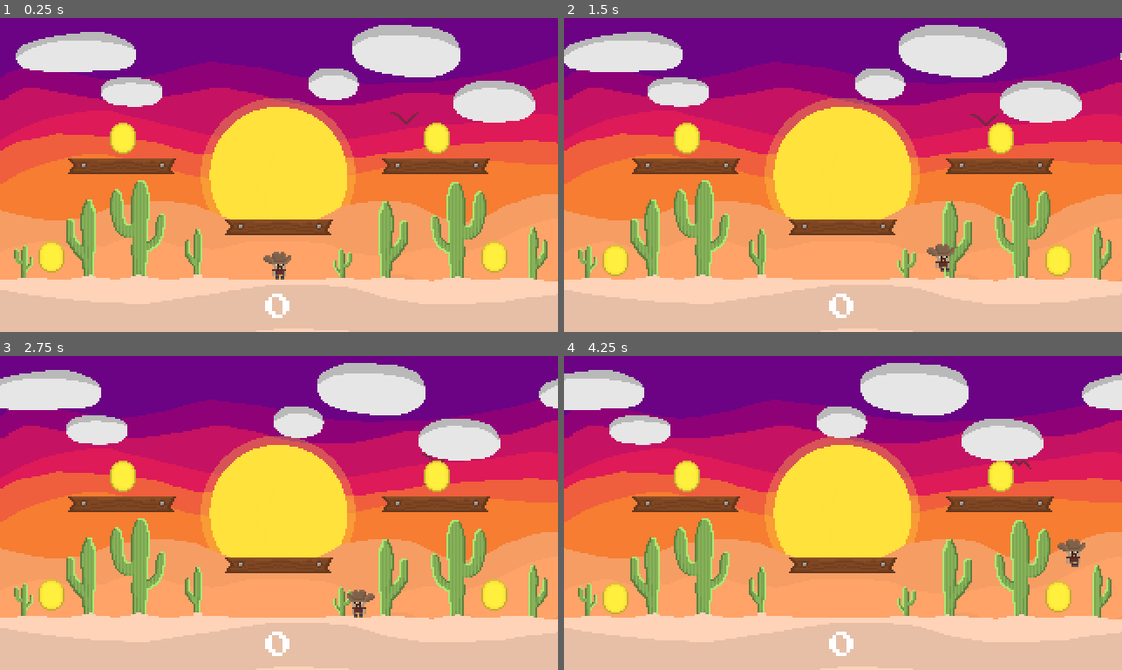
Above: before the commit, frames 1-4 (two rows, left to right).
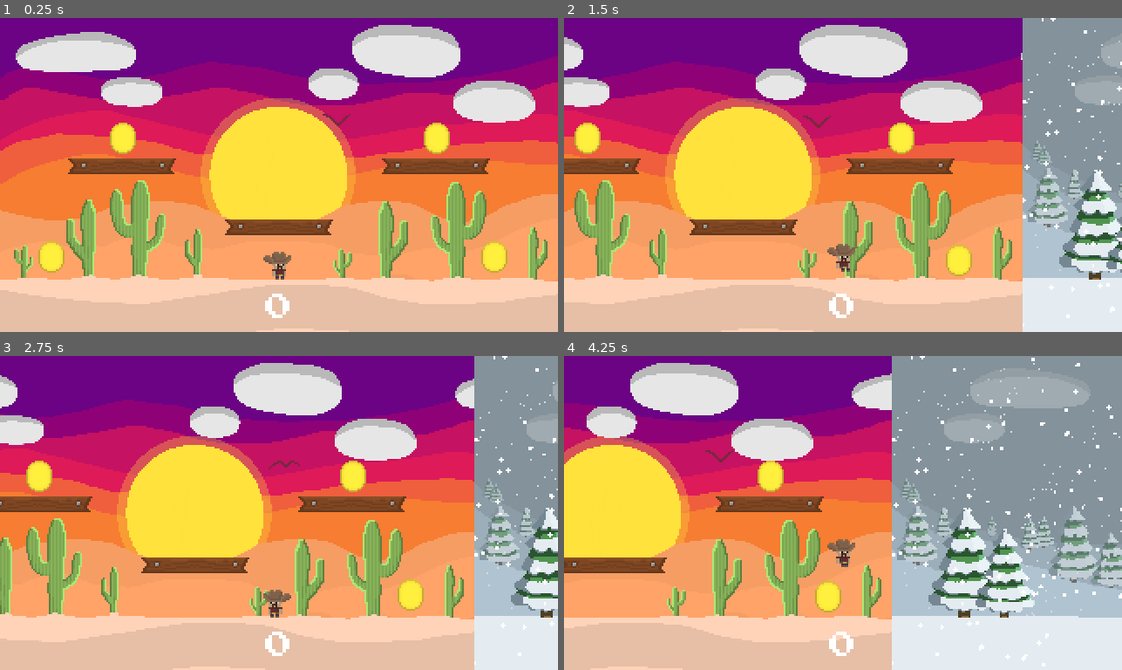
Above: after the commit, the same moments.

Repository: T-ayy-lor/Capstone
Game: Godot game, scene res://Main.tscn
The game is run twice, just before and just after one commit, with the same random seed, the same clock (stepped at 60 frames per second) and the same inputs.
Inputs:
- Up to frame 1 (0.25 s): no input
- Up to frame 2 (1.5 s): hold D (move_right) from 0.53 s (still down); tap Space (jump) at 0.77 s
- Up to frame 3 (2.75 s): tap Space (jump) at 1.52 s; release D (move_right) at 2.03 s; hold A (move_left) from 2.03 s (still down)
- Up to frame 4 (4.25 s): release A (move_left) at 2.78 s; hold D (move_right) from 2.78 s (still down); tap Space (jump) at 3.02, 3.77 s

The runs differ from the first frame. In frame 1, less than 0.1% of the frame differs, in the area x 57-75%, y 30-35%; in frame 2, 65%; in frame 3, 62%; in frame 4, 77%, in the area x 0-100%, y 0-100%.

Commit message:
Added snow and cave png only
I adjusted the camera to move with the player, I also made it to where it is within the border of the PNG Background IMG. HAVE not added Biomes effect yet, only images and testing those out.

Diff:
--- a/Main.tscn
+++ b/Main.tscn
@@ -342,6 +342,8 @@
 [ext_resource path="res://art/bird/Bird-315.png" type="Texture" id=340]
 [ext_resource path="res://art/bird/Bird-316.png" type="Texture" id=341]
 [ext_resource path="res://art/bird/Bird-317.png" type="Texture" id=342]
+[ext_resource path="res://art/background/SnowBackground.png" type="Texture" id=343]
+[ext_resource path="res://art/background/CaveBatBackground.png" type="Texture" id=344]
 
 [sub_resource type="RectangleShape2D" id=1]
 extents = Vector2( 160, 14 )
@@ -360,7 +362,7 @@
 
 [sub_resource type="SpriteFrames" id=6]
 animations = [ {
-"frames": [ ExtResource( 24 ), ExtResource( 26 ), ExtResource( 25 ), ExtResource( 37 ), ExtResource( 35 ) …(6478 unchanged characters)…
+"frames": [ ExtResource( 24 ), ExtResource( 25 ), ExtResource( 26 ), ExtResource( 37 ), ExtResource( 35 ) …(6478 unchanged characters)…
 "loop": true,
 "name": "default",
 "speed": 7.0
@@ -372,22 +374,56 @@
 [node name="Player" parent="." instance=ExtResource( 2 )]
 position = Vector2( -1, -39 )
 
-[node name="Camera2D" type="Camera2D" parent="."]
-position = Vector2( 0, -90 )
+[node name="Camera2D" type="Camera2D" parent="Player"]
+position = Vector2( 1, -52 )
 current = true
+process_mode = 0
+limit_left = -160
+limit_top = -180
+limit_right = 1120
 
 [node name="Background" type="Sprite" parent="."]
 position = Vector2( 0, -90 )
 z_index = -100
 texture = ExtResource( 1 )
 
+[node name="SnowBackground" type="Sprite" parent="."]
+position = Vector2( 0, -90 )
+z_index = -100
+texture = ExtResource( 343 )
+offset = Vector2( 320, 0 )
+
+[node name="SnowBackground2" type="Sprite" parent="."]
+position = Vector2( 0, -90 )
+z_index = -100
+texture = ExtResource( 343 )
+offset = Vector2( 639, 0 )
+
+[node name="CaveBackground" type="Sprite" parent="."]
+position = Vector2( 0, -90 )
+z_index = -100
+texture = ExtResource( 344 )
+offset = Vector2( 960, 0 )
+
 [node name="Ground" type="StaticBody2D" parent="."]
 position = Vector2( 0, -16 )
 
-[node name="Sprite" type="Sprite" parent="Ground"]
+[node name="Ground Sprite" type="Sprite" parent="Ground"]
 texture = ExtResource( 3 )
 
 [node name="CollisionShape2D" type="CollisionShape2D" parent="Ground"]
+shape = SubResource( 1 )
+
+[node name="SnowCollisionShape2D" type="CollisionShape2D" parent="Ground"]
+position = Vector2( 320, 0 )
+shape = SubResource( 1 )
+
+[node name="SnowCollisionShape2D2" type="CollisionShape2D" parent="Ground"]
+position = Vector2( 640, 0 )
+shape = SubResource( 1 )
+
+[node name="CaveCollisionShape2D" type="CollisionShape2D" parent="Ground"]
+position = Vector2( 960, 0 )
 shape = SubResource( 1 )
 
 [node name="Walls" type="StaticBody2D" parent="."]
@@ -396,8 +432,8 @@
 position = Vector2( -168, -90 )
 shape = SubResource( 2 )
 
-[node name="CollisionShape2D" type="CollisionShape2D" parent="Walls"]
-position = Vector2( 168, -90 )
+[node name="WallRight" type="CollisionShape2D" parent="Walls"]
+position = Vector2( 1128, -91 )
 shape = SubResource( 3 )
 
 [node name="Middle Platform" type="StaticBody2D" parent="."]
@@ -467,5 +503,5 @@
 position = Vector2( 0, -90 )
 z_index = -75
 frames = SubResource( 6 )
-frame = 236
+frame = 197
 playing = true
Not shown, added: .mono/metadata/ide_messaging_meta.txt
Not shown: 1 places in Main.tscn that only renumber resources
Binary file added: art/background/CaveBackground.gif
Binary file added: art/background/CaveBatBackground.png
Not shown, added: art/background/CaveBatBackground.png.import
Binary file added: art/background/SnowBackground.png
Not shown, added: art/background/SnowBackground.png.import
